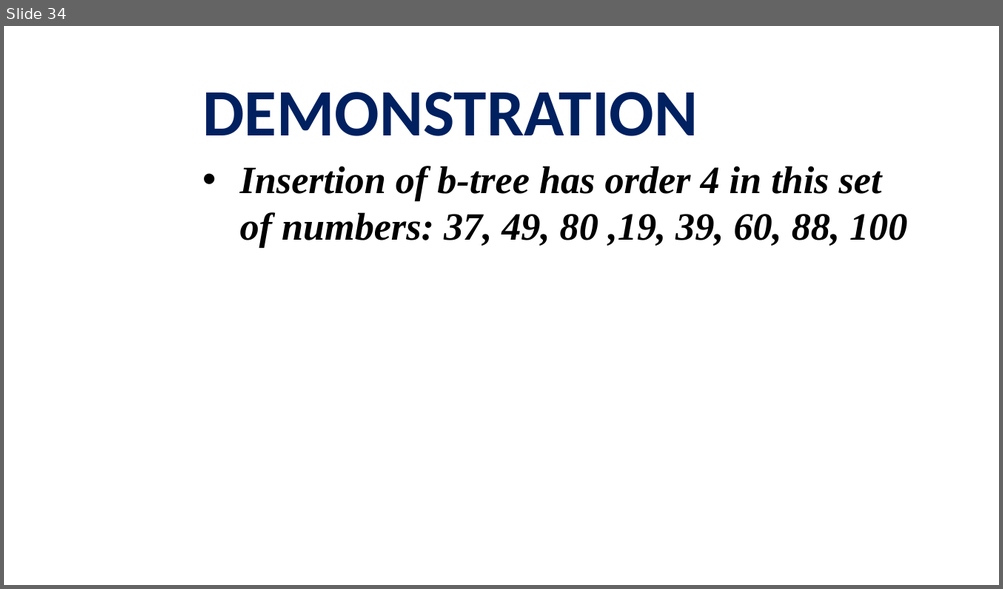
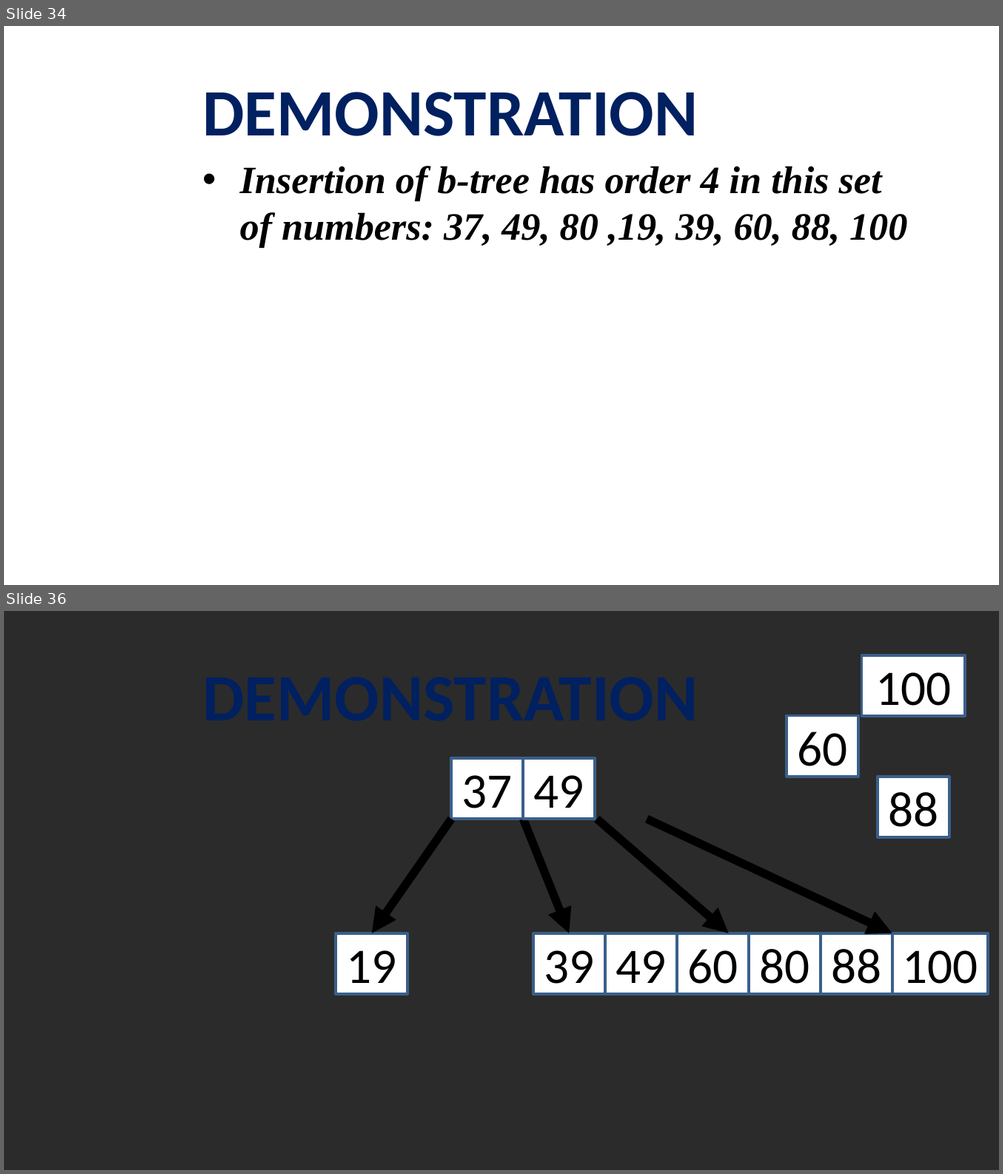
Before and after one commit to viettungvuong/Seminar, a slide deck: Seminar.pptx. Shown one above the other, each under a label of ours: slide 34 before the commit, slides 34 and 36 after it; the slides between them are not shown. The pictures are 1003x589 and 1003x1174 pixels, drawn with LibreOffice and Linux fonts; fonts in the diff are those of the drawing; background and template pictures are left out; a plain dark background stands for a picture behind light text. Boxes give left, top, right and bottom in pixels: in the first picture for what was removed or moved away, otherwise in the second. Text is boxed around its words. In the diff, an @@ line names an element or a change of style, - is before the commit and + after.

```diff
--- a/Seminar.pptx
+++ b/Seminar.pptx
@@ slide 36 added at box(4, 611, 999, 1170), background picture (left out) @@
@@ title added at box(193, 655, 933, 733), 48 pt, text #002060, bold @@
+DEMONSTRATION
@@ rectangle added at box(862, 655, 965, 715), fill #FFFFFF, outline #3A5F8C 2 pt, 36 pt, text #000000 @@
+100
@@ rectangle added at box(787, 715, 858, 776), fill #FFFFFF, outline #3A5F8C 2 pt, 36 pt, text #000000 @@
+60
@@ rectangle added at box(452, 758, 523, 819), fill #FFFFFF, outline #3A5F8C 2 pt, 36 pt, text #000000 @@
+37
@@ rectangle added at box(523, 758, 595, 819), fill #FFFFFF, outline #3A5F8C 2 pt, 36 pt, text #000000 @@
+49
@@ rectangle added at box(877, 776, 949, 837), fill #FFFFFF, outline #3A5F8C 2 pt, 36 pt, text #000000 @@
+88
@@ arrow added from (452, 819) to (372, 933), #000000 6 pt @@
@@ arrow added from (523, 819) to (569, 933), #000000 6 pt @@
@@ arrow added from (597, 819) to (728, 933), #000000 6 pt @@
@@ arrow added from (646, 819) to (892, 933), #000000 6 pt @@
@@ rectangle added at box(336, 933, 408, 994), fill #FFFFFF, outline #3A5F8C 2 pt, 36 pt, text #000000 @@
+19
@@ rectangle added at box(533, 933, 605, 994), fill #FFFFFF, outline #3A5F8C 2 pt, 36 pt, text #000000 @@
+39
@@ rectangle added at box(605, 933, 677, 994), fill #FFFFFF, outline #3A5F8C 2 pt, 36 pt, text #000000 @@
+49
@@ rectangle added at box(677, 933, 748, 994), fill #FFFFFF, outline #3A5F8C 2 pt, 36 pt, text #000000 @@
+60
@@ rectangle added at box(748, 933, 819, 994), fill #FFFFFF, outline #3A5F8C 2 pt, 36 pt, text #000000 @@
+80
@@ rectangle added at box(819, 933, 891, 994), fill #FFFFFF, outline #3A5F8C 2 pt, 36 pt, text #000000 @@
+88
@@ rectangle added at box(892, 933, 987, 994), fill #FFFFFF, outline #3A5F8C 2 pt, 36 pt, text #000000 @@
+100
```
Also in this commit, not shown: 1 slide changed, 36 other slides added, 1 slide removed, 1 other file.
